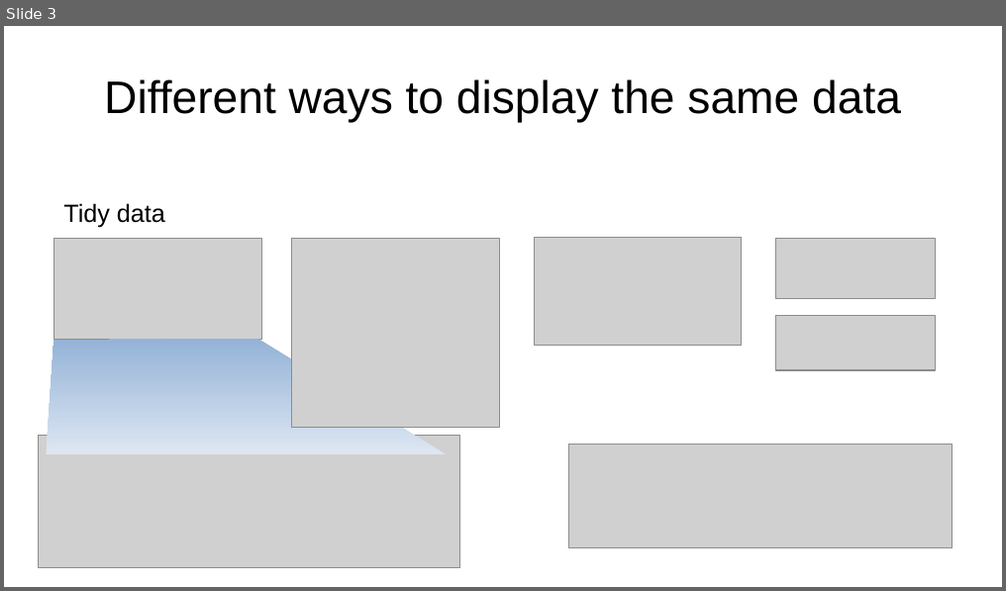
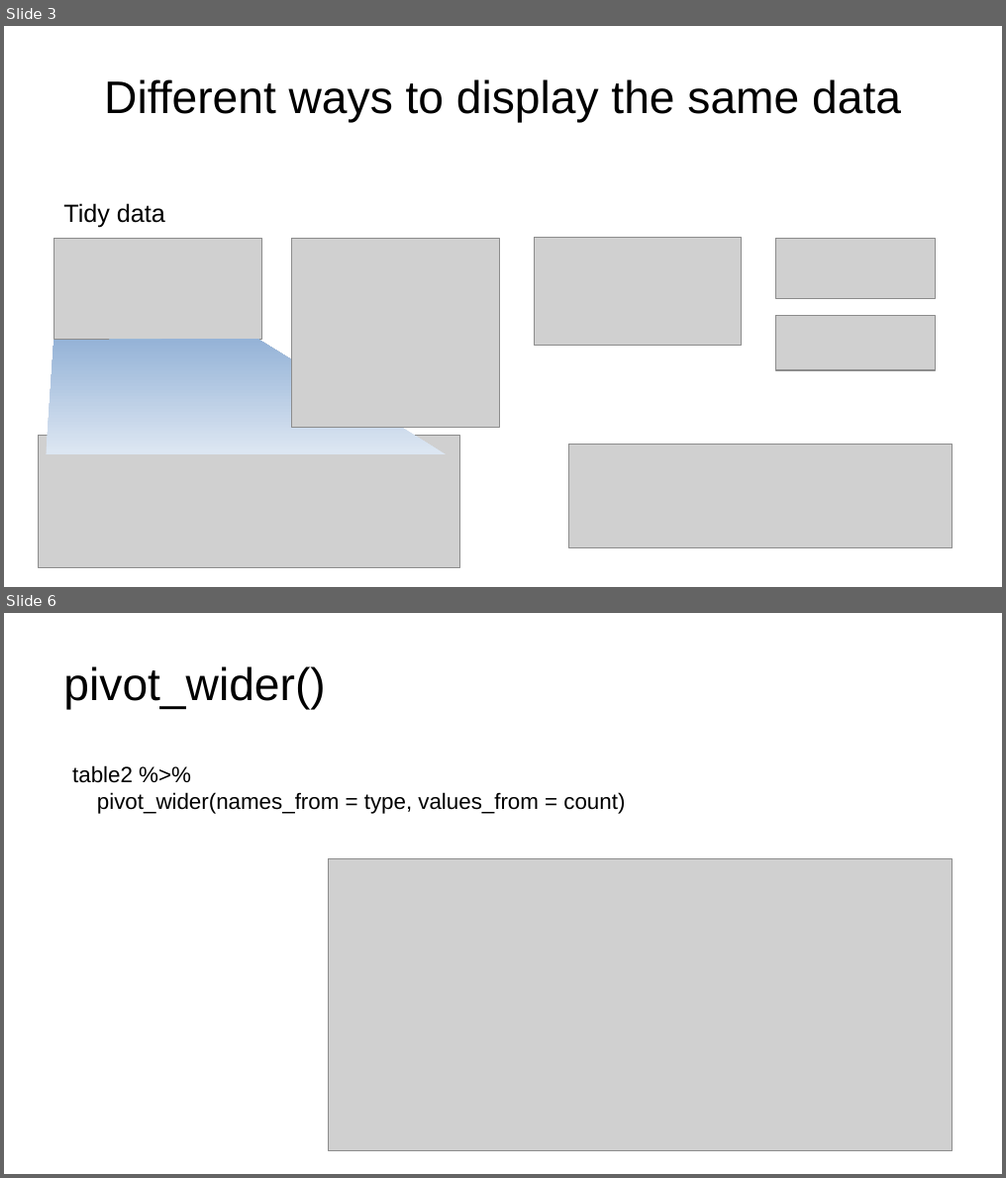
Before and after one commit to nt246/NTRES-6100-data-science, a slide deck: slides/Slides_tidydata.pptx. Shown one above the other, each under a label of ours: slide 3 before the commit, slides 3 and 6 after it; the slides between them are not shown. The pictures are 1006x591 and 1006x1178 pixels, drawn with LibreOffice and Linux fonts; fonts in the diff are those of the drawing; grey boxes stand for pictures. Boxes give left, top, right and bottom in pixels: in the first picture for what was removed or moved away, otherwise in the second. Text is boxed around its words. In the diff, an @@ line names an element or a change of style, - is before the commit and + after.

```diff
--- a/slides/Slides_tidydata.pptx
+++ b/slides/Slides_tidydata.pptx
@@ slide 6 added at (x1=4, y1=613, x2=1002, y2=1174), background #FFFFFF @@
@@ title added at (x1=63, y1=666, x2=325, y2=710), 33 pt, text #000000 @@
+pivot_wider()
@@ text added at (x1=72, y1=765, x2=625, y2=814), 16 pt, text #000000 @@
+table2 %>%
+pivot_wider(names_from = type, values_from = count)
@@ picture added at (x1=329, y1=860, x2=952, y2=1151) @@
```
Also in this commit, not shown: 1 slide changed, 3 other slides added, 7 other files.
